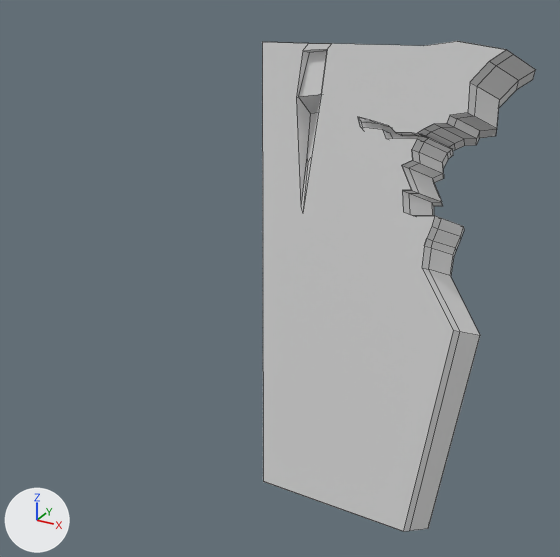
Before and after pictures for a commit that changed the Blender file Assets/Resources/background/cliff.blend.
Rendered twice from a 50 mm lens placed at (5.33, -10.87, 6.2), pointed at (-1.35, 1.28, 0.13). Lighting does not change. The marker at lower left points along +X, +Y and +Z. Mesh edges are drawn as thin lines.

The scene before the commit, as lines of its bpy script (objects in view):
```python
me_mesh = bpy.data.meshes.new('Mesh')
me_mesh.from_pydata(...)  # 319 vertices, 234 faces, 4 loose edges; spans x -0.13..0.299, y -0.501..0.455, z -0.112..0.0
me_mesh.materials.append(None)
ob_cliff = bpy.data.objects.new('Cliff', me_mesh)
ob_cliff.location = (0.0, 0.45, 0.3)
ob_cliff.rotation_euler = (1.571, 0.0, 6.283)  # degrees (90, 0, 360)
ob_cliff.scale = (10.0, 10.0, 10.0)
```
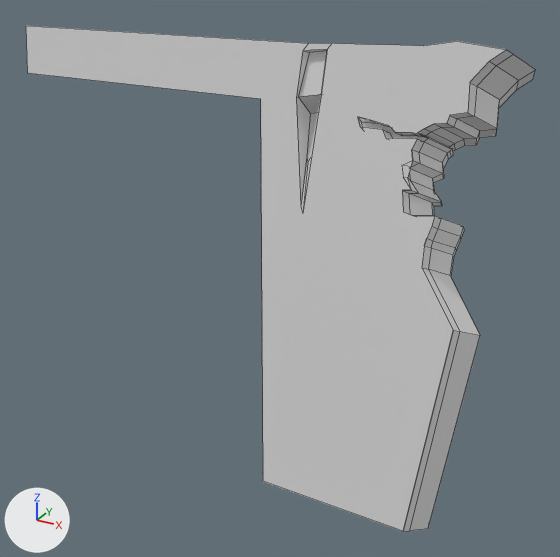
Diff of the bpy script that builds the scene:
```diff
--- a/Assets/Resources/background/cliff.blend.py
+++ b/Assets/Resources/background/cliff.blend.py
@@ me_mesh @@
 # used by ob_cliff; location = (0.0, 0.45, 0.3); rotation_euler = (1.571, 0.0, 6.283), in degrees (90, 0, 360); scale = (10.0, 10.0, 10.0)
-me_mesh.from_pydata(...)  # 319 vertices, 234 faces, 4 loose edges; spans x -0.13..0.299, y -0.501..0.455, z -0.112..0.0
+me_mesh.from_pydata(...)  # 303 vertices, 225 faces; spans x -0.658..0.299, y -0.501..0.455, z -0.112..0.0
+# me_mesh part 1
+# 26 vertices are removed from x -0.13..0.27, y -0.445..0.455, z 0.0
+# 33 faces are deleted
+# 4 loose edges are deleted
+# 10 vertices are added at x -0.658..0.161, y 0.189..0.436, z -0.112..0.0
+# 24 new faces join them
```

What differs and where, as boxes (x1, y1, x2, y2) in the pictures (560 x 557 px):
'Cliff', reshaped (86% wider): before (262, 41, 536, 531); after (26, 26, 536, 531)
part 1 of me_mesh, cut back: before (262, 41, 508, 531); after (26, 26, 508, 531)
